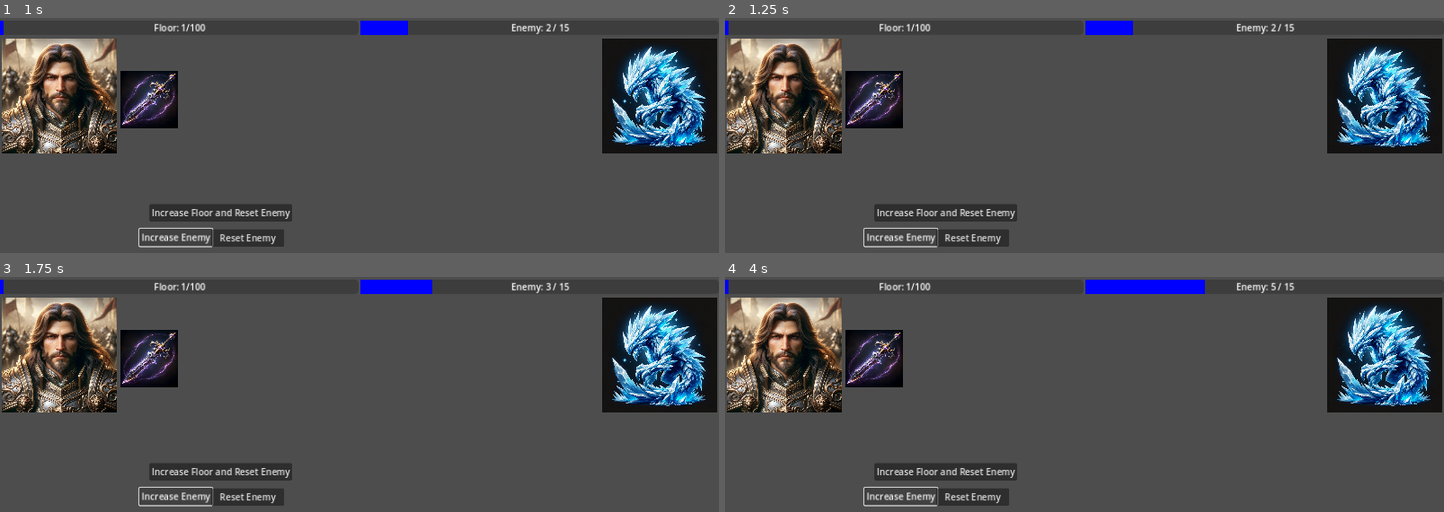
Above: before the commit, frames 1-4 (two rows, left to right).
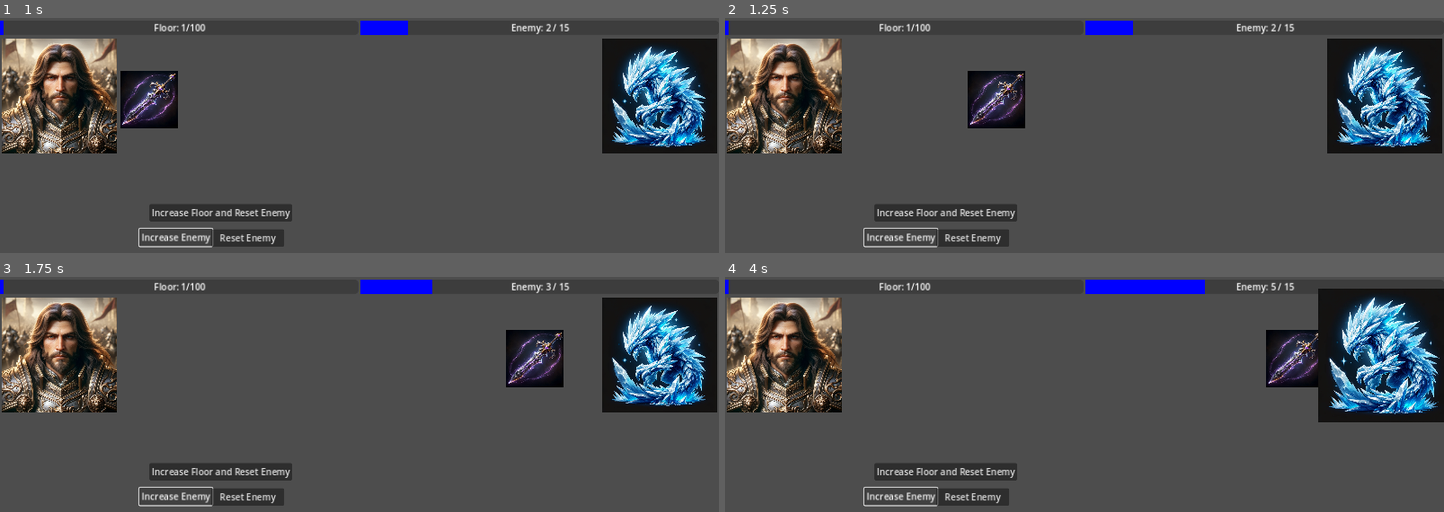
Above: after the commit, the same moments.

Repository: Pepice23/ClimbTheTower
Game: Godot game, scene res://main/main.tscn
The game is run twice, just before and just after one commit, with the same random seed, the same clock (stepped at 60 frames per second) and the same inputs. The project has no main scene, so this scene is started directly.
Inputs:
- Up to frame 1 (1 s): click "Increase Enemy" at 0.5 s
- Up to frame 2 (1.25 s): no input
- Up to frame 3 (1.75 s): click "Increase Enemy" at 1.25 s
- Up to frame 4 (4 s): click "Increase Enemy" at 2 s; tap Enter at 2.75 s

Frame 1 is identical in both runs. In frame 2, 3.8% of the frame differs, in the area x 16-42%, y 22-47%; in frame 3, 3.8%; in frame 4, 11%, in the area x 16-100%, y 4-62%.

Commit message:
added Timer to test Animation

Diff:
--- a/main/main.gd
+++ b/main/main.gd
@@ -1,4 +1,6 @@
 extends Node2D
+
+@onready var animation_player = $Battle/AnimationPlayer
 
 # Called when the node enters the scene tree for the first time.
 func _ready():
@@ -12,3 +14,6 @@
 
 func _on_inc_floor_res_enemy_pressed():
 	PlayerData.increase_current_floor()
+
+func _on_attack_timer_timeout():
+	animation_player.play("weapon_attack")
--- a/main/main.tscn
+++ b/main/main.tscn
@@ -33,6 +33,10 @@
 [node name="Battle" parent="." instance=ExtResource("3_boxds")]
 position = Vector2(0, 35)
 
+[node name="AttackTimer" type="Timer" parent="."]
+autostart = true
+
 [connection signal="pressed" from="IncreaseEnemy" to="." method="_on_increase_enemy_pressed"]
 [connection signal="pressed" from="ResetEnemy" to="." method="_on_reset_enemy_pressed"]
 [connection signal="pressed" from="IncFloorResEnemy" to="." method="_on_inc_floor_res_enemy_pressed"]
+[connection signal="timeout" from="AttackTimer" to="." method="_on_attack_timer_timeout"]
